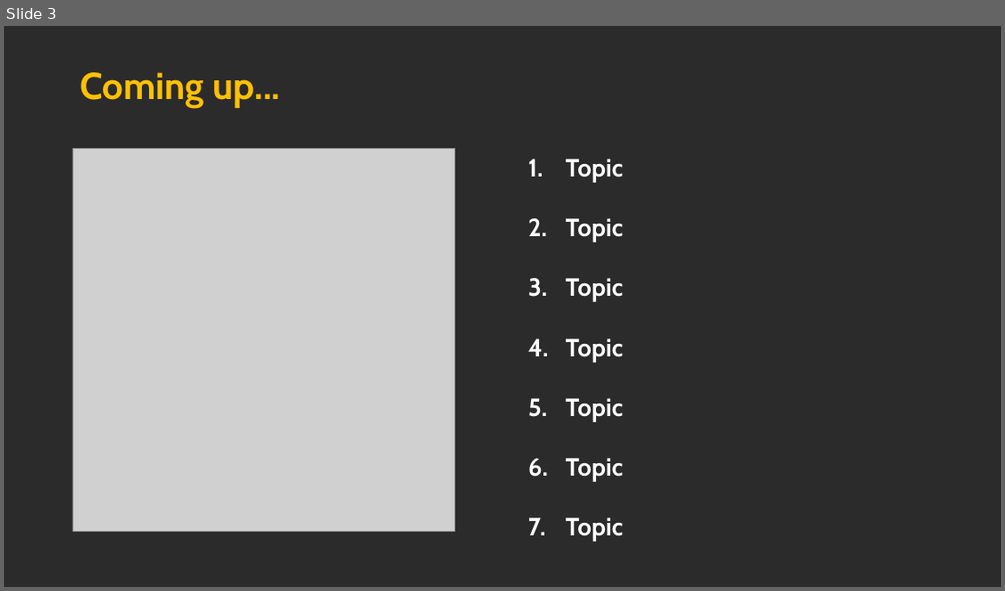
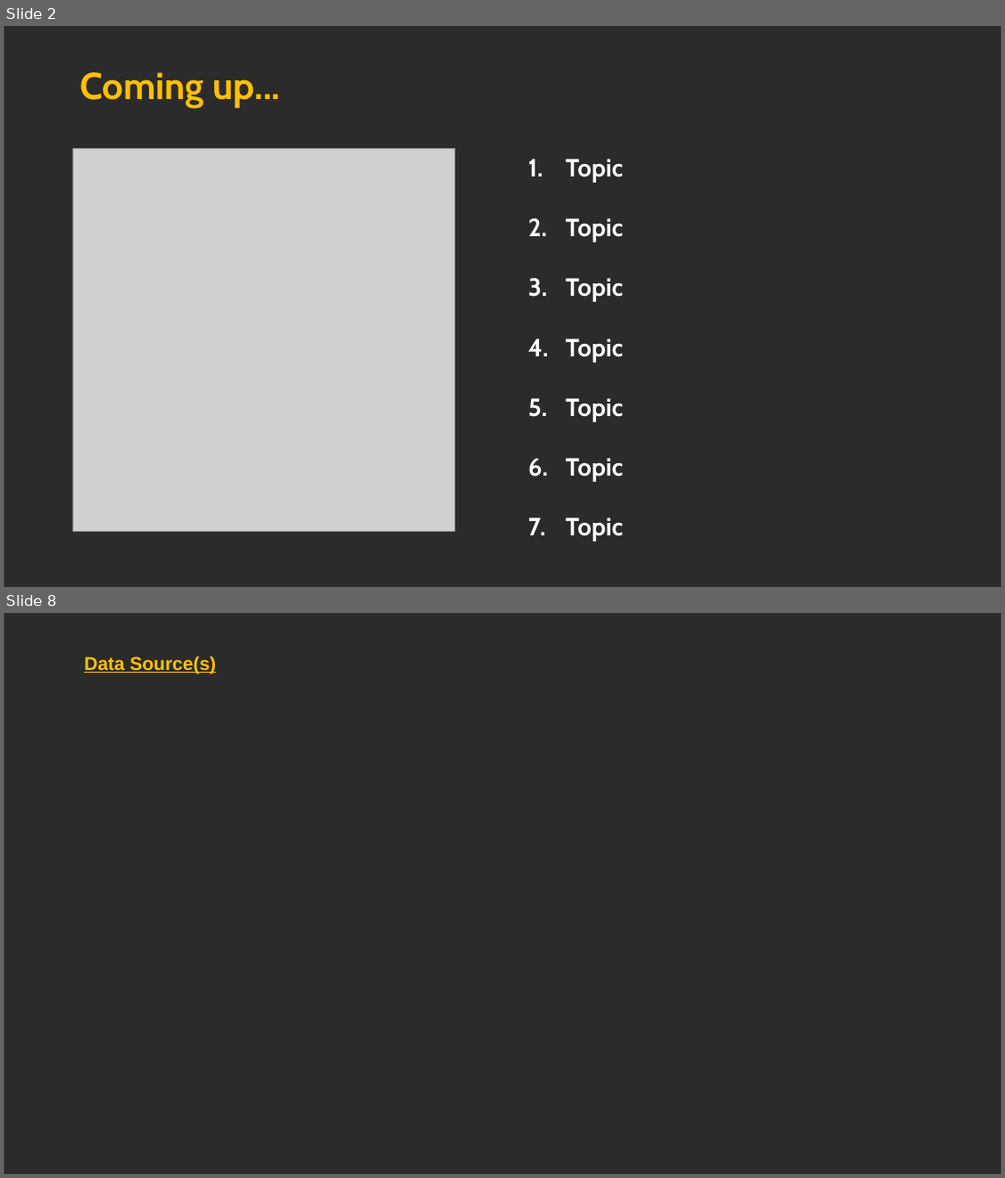
Before and after one commit to MarcoH97/Big-Data-project, a slide deck: 2023_05_24 - BDA - Big Data Big Dreams v0.pptx. Shown one above the other, each under a label of ours: slide 3 before the commit, slides 2 and 8 after it; the slides between them are not shown. The pictures are 1005x591 and 1005x1178 pixels, drawn with LibreOffice and Linux fonts; fonts in the diff are those of the drawing; grey boxes stand for pictures; background and template pictures are left out; a plain dark background stands for a picture behind light text. Boxes give left, top, right and bottom in pixels: in the first picture for what was removed or moved away, otherwise in the second. Text is boxed around its words. In the diff, an @@ line names an element or a change of style, - is before the commit and + after.

```diff
--- a/2023_05_24 - BDA - Big Data Big Dreams v0.pptx
+++ b/2023_05_24 - BDA - Big Data Big Dreams v0.pptx
@@ slide 8 added at <box>4,613,1001,1174</box>, background picture (left out) @@
@@ text added at <box>84,656,216,674</box>, 18 pt, text #FFC000, bold, underline @@
+Data Source(s)
@@ what was slide 3 is now slide 2 @@
```
Also in this commit, not shown: 2 slides changed, 10 other slides added, 6 slides removed, 1 other file.
